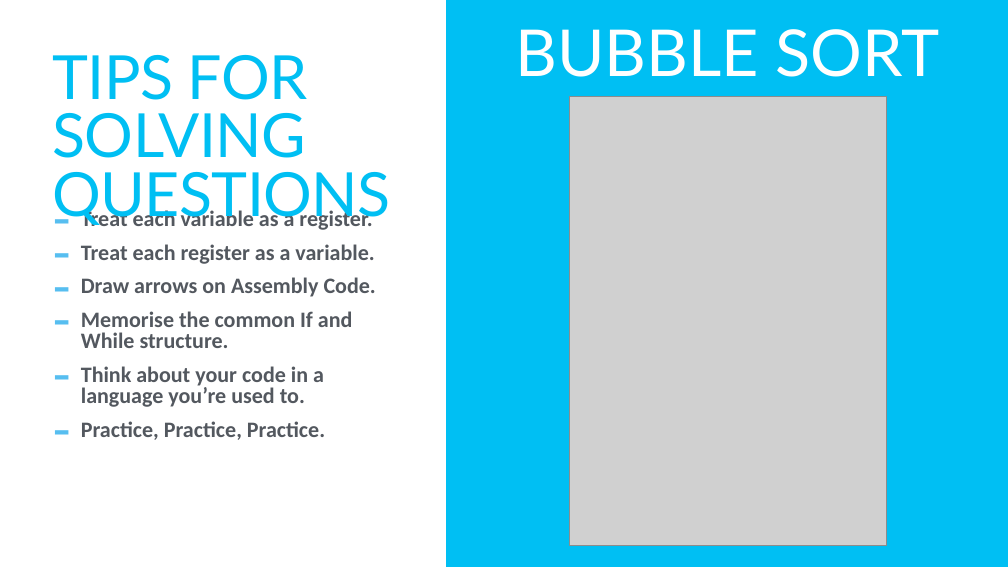
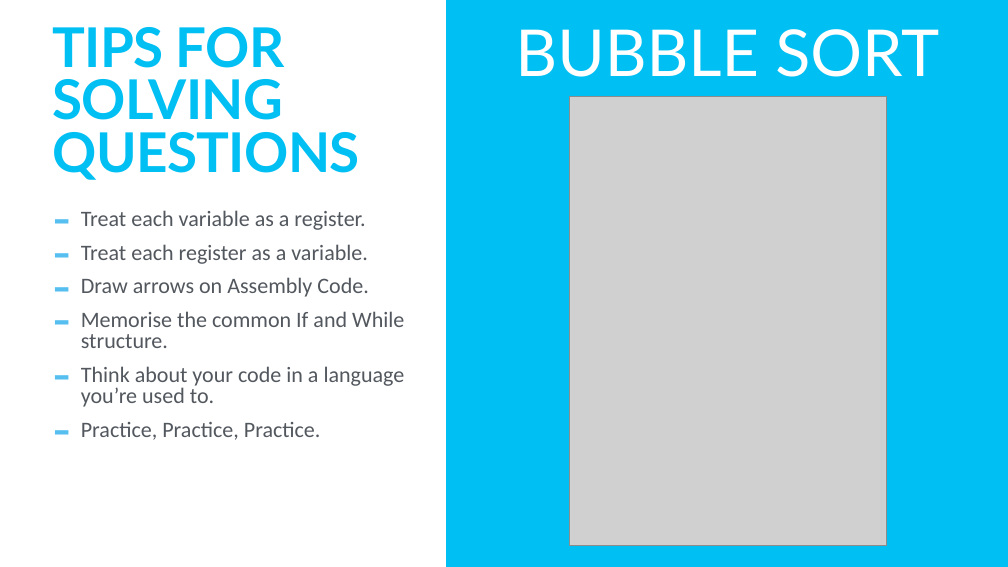
Before and after one commit to TommyWoodley/teaching, a slide deck: slide 10 of 13B/Assembly/Assembly Language.pptx. Drawn at 1008x567 pixels with LibreOffice and Linux fonts; fonts in the diff are those of the drawing; grey boxes stand for pictures. Boxes give left, top, right and bottom in pixels: in the first picture for what was removed or moved away, otherwise in the second. Text is boxed around its words. In the diff, an @@ line names an element or a change of style, - is before the commit and + after.

```diff
--- a/13B/Assembly/Assembly Language.pptx
+++ b/13B/Assembly/Assembly Language.pptx
@@ title "TIPS FOR SOLVING QUESTIONS": place and size @@
-title "TIPS FOR SOLVING QUESTIONS" at (53,55,391,227)
+title "TIPS FOR SOLVING QUESTIONS" at (53,27,360,180)
@@ title "TIPS FOR SOLVING QUESTIONS" at (53,27,360,180): size 116 to 104.4 pt, bold on @@
@@ text "Treat each variable as a ..." at (81,210,405,440): bold off @@
```
Also in this commit, not shown: 8 other slides changed, 1 other file.
